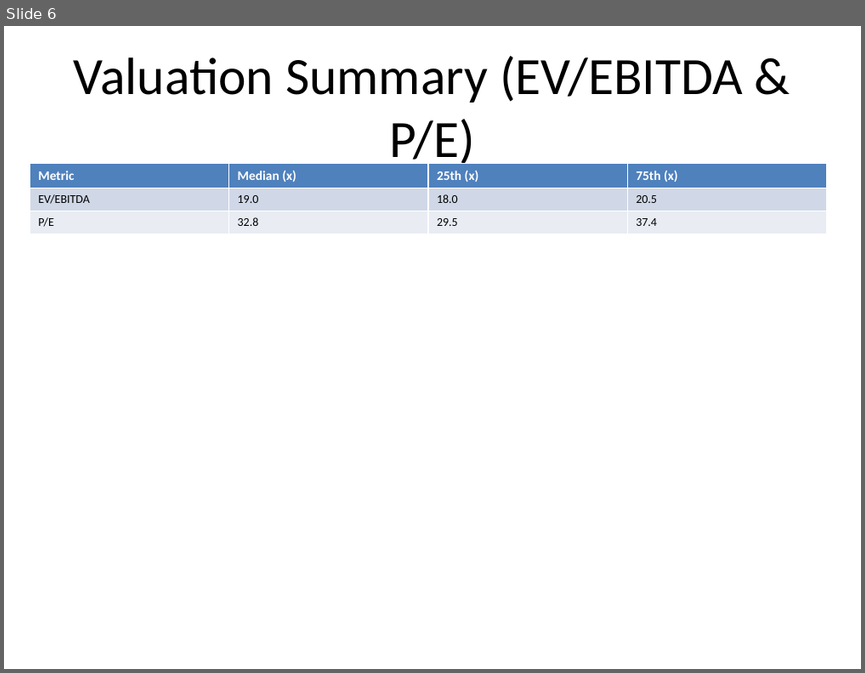
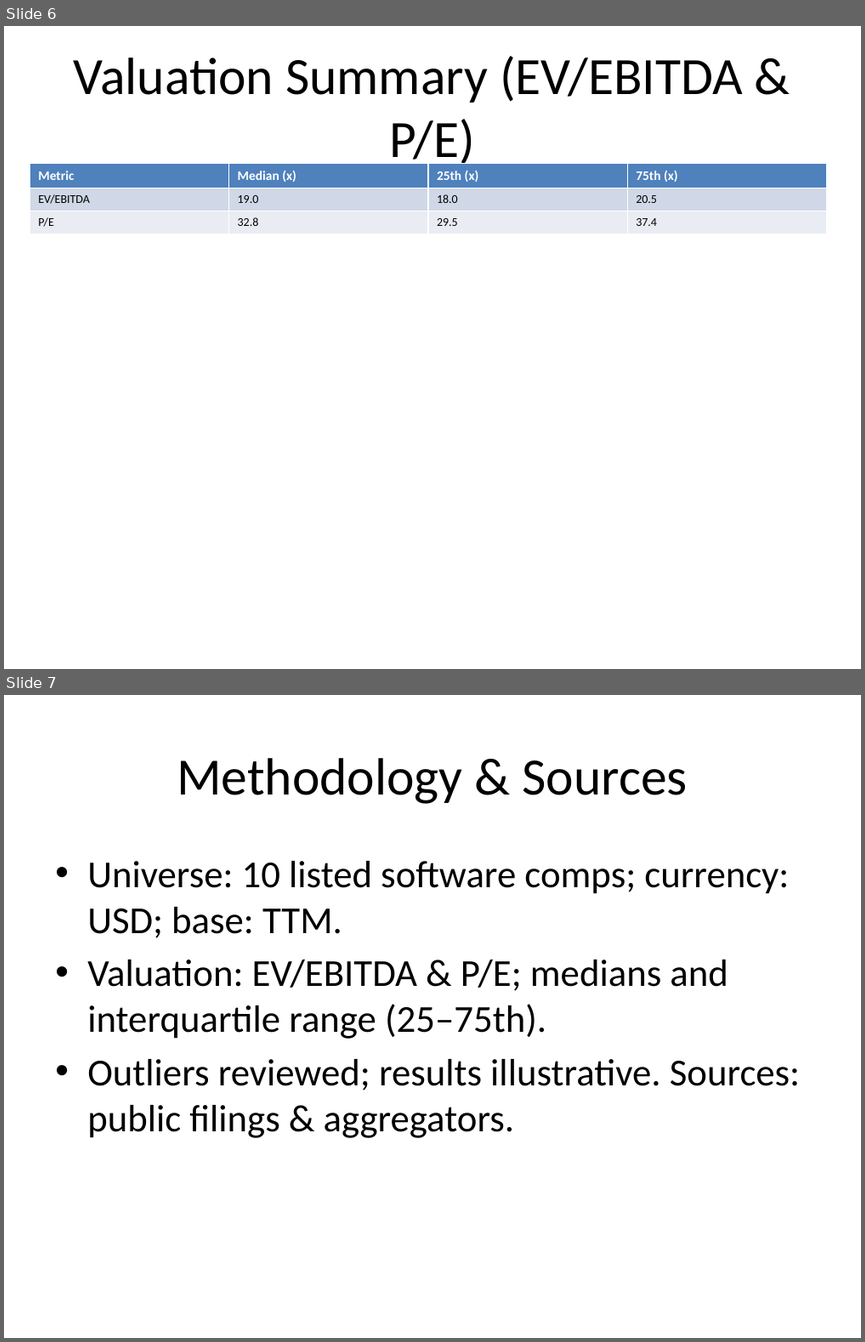
Before and after one commit to Mateusz-Olejniczak/ib_pitch_kit, a slide deck: output/test_run.pptx. Shown one above the other, each under a label of ours: slide 6 before the commit, slides 6 and 7 after it. The pictures are 865x673 and 865x1342 pixels, drawn with LibreOffice and Linux fonts; fonts in the diff are those of the drawing. Boxes give left, top, right and bottom in pixels: in the first picture for what was removed or moved away, otherwise in the second. Text is boxed around its words. In the diff, an @@ line names an element or a change of style, - is before the commit and + after.

Commit message:
Replace last slide with 'Methodology & Sources' and regenerate deck

```diff
--- a/output/test_run.pptx
+++ b/output/test_run.pptx
@@ slide 7 added at (x1=4, y1=695, x2=861, y2=1338), background #FFFFFF @@
@@ title added at (x1=177, y1=758, x2=687, y2=804), 44 pt, text #000000 @@
+Methodology & Sources
@@ text added at (x1=87, y1=861, x2=800, y2=1138), 32 pt, text #000000 @@
+• Universe: 10 listed software comps; currency: USD; base: TTM.
+• Valuation: EV/EBITDA & P/E; medians and interquartile range (25–75th).
+• Outliers reviewed; results illustrative. Sources: public filings & aggregators.
```
Also in this commit, not shown: 1 slide changed, 1 slide removed, 1 other file.
